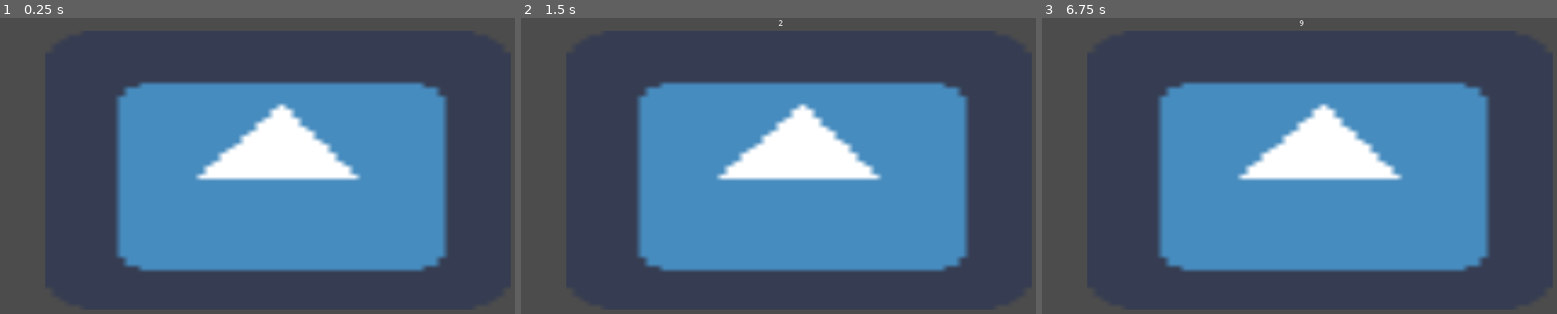
Above: before the commit, frames 1-3 (left to right).
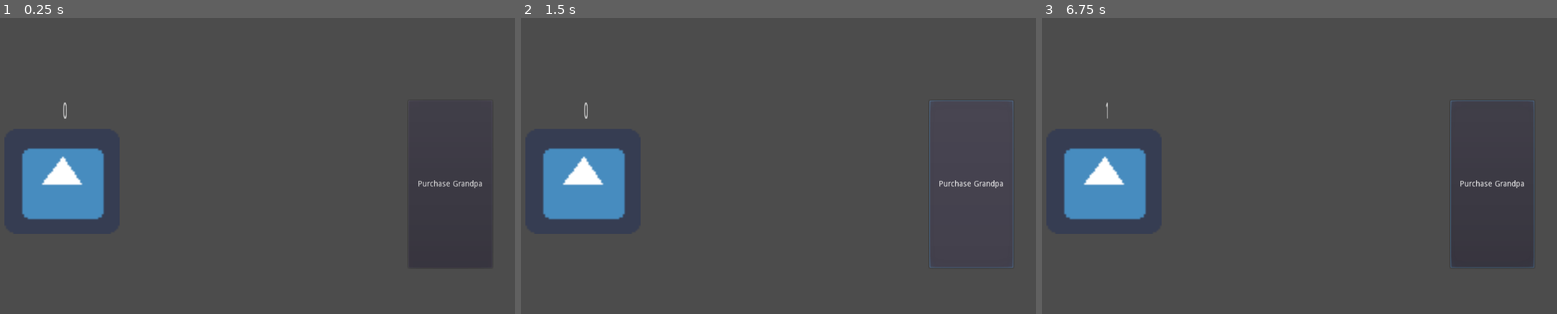
Above: after the commit, the same moments.

Repository: AnonyBunny/CLECKER
Game: Godot game, scene res://Scenes/World.tscn
Two runs of this game, one before a commit and one after it. Both use one fixed random seed, a clock stepped at 60 frames per second and the inputs below. Before the commit the project has no main scene; this scene is started directly in both runs. The engine's default icon, where the game draws it, is replaced by a stand-in: a white triangle on a blue panel in a dark square.
Inputs (mouse positions are in pixels of both pictures, inside the frame that each line leads up to):
- Up to frame 1 (0.25 s): no input
- Up to frame 2 (1.5 s): click (969, 183) at 0.5 s, where only the run after the commit has a clickable "Purchase Grandpa"; click (969, 183) at 1.25 s, where only the run after the commit has a clickable "Purchase Grandpa"
- Up to frame 3 (6.75 s): click (1490, 183) at 2 s, where only the run after the commit has a clickable "Purchase Grandpa"; tap Enter at 2.75, 4.25, 5.75 s; move the mouse to (1320, 168) at 2.77 s; click (1320, 168) at 2.85 s; tap Space at 3.5, 5, 6.5 s; move the mouse to (1206, 201) at 3.52 s; click (1206, 201) at 3.6 s; move the mouse to (1376, 112) at 4.27 s; click (1376, 112) at 4.35 s; move the mouse to (1294, 251) at 5.02 s; click (1294, 251) at 5.1 s; move the mouse to (1490, 234) at 5.77 s; click (1490, 234) at 5.85 s; move the mouse to (1150, 136) at 6.52 s; click (1150, 136) at 6.6 s

The runs differ from the first frame. In frame 1, 45% of the frame differs, in the area x 4-94%, y 21-86%; in frame 2, 45%; in frame 3, 45%.

Commit message:
The game is almost done bbg <3

Diff:
--- a/Scenes/World.tscn
+++ b/Scenes/World.tscn
@@ -1,15 +1,39 @@
-[gd_scene load_steps=2 format=2]
+[gd_scene load_steps=4 format=2]
 
 [ext_resource path="res://Scenes/Clicker Button.tscn" type="PackedScene" id=1]
+[ext_resource path="res://Scripts/CPSLogic.gd" type="Script" id=2]
+[ext_resource path="res://Scripts/Shoplogic.gd" type="Script" id=3]
 
 [node name="World" type="Node2D"]
-position = Vector2( -1, -1 )
+position = Vector2( -2, -1 )
 
 [node name="Clicker Button" parent="." instance=ExtResource( 1 )]
-position = Vector2( 512, 274 )
+position = Vector2( 127, 294 )
+scale = Vector2( 0.248445, 0.376242 )
 
 [node name="Label" type="Label" parent="Clicker Button"]
-margin_left = -37.0
-margin_top = -270.0
-margin_right = 15.0
-margin_bottom = -256.0
+margin_left = -88.5506
+margin_top = -385.39
+margin_right = -36.5506
+margin_bottom = -371.39
+rect_scale = Vector2( 4.2499, 7.9439 )
+text = "empty"
+align = 1
+
+[node name="CPSLogic" type="Node" parent="Clicker Button"]
+script = ExtResource( 2 )
+
+[node name="Timer" type="Timer" parent="Clicker Button/CPSLogic"]
+
+[node name="Button" type="Button" parent="Clicker Button/CPSLogic"]
+margin_left = 744.0
+margin_top = 148.0
+margin_right = 894.0
+margin_bottom = 448.0
+text = "Purchase Grandpa"
+
+[node name="Shoplogic" type="Node" parent="Clicker Button/CPSLogic"]
+script = ExtResource( 3 )
+
+[connection signal="timeout" from="Clicker Button/CPSLogic/Timer" to="Clicker Button/CPSLogic" method="_on_Timer_timeout"]
+[connection signal="button_down" from="Clicker Button/CPSLogic/Button" to="Clicker Button/CPSLogic/Shoplogic" method="_on_grandpabuy_down"]
--- /dev/null
+++ b/Scripts/CPSLogic.gd
@@ -0,0 +1,20 @@
+extends Node
+
+var cookiespersecond = 0
+var secondspercookie = INF
+
+func _ready():
+	if cookiespersecond != 0:
+		secondspercookie = (1.0/cookiespersecond)
+	$"Timer".wait_time = secondspercookie
+	$"Timer".start()
+
+func addcps(value):
+	cookiespersecond += value
+	secondspercookie = (1.0/cookiespersecond)
+	$"Timer".wait_time = secondspercookie
+	$"Timer".start()
+
+func _on_Timer_timeout():
+	$"../".points += 1
+	pass # Replace with function body.
--- a/Scripts/ClickerButton.gd
+++ b/Scripts/ClickerButton.gd
@@ -4,15 +4,12 @@
 var areastate = false
 
 func _process(_delta):
-	if not areastate:
-		return
-	if Input.is_action_just_pressed("click"):
-		points += 1
 	$Label.text = str(points)
 
-#todo add a store
+	if areastate and Input.is_action_just_pressed("click"):
+		points += 1
+
 #todo save system
-#todo automated clicking
 
 func _on_Area2D_mouse_entered():
 	areastate = true
--- /dev/null
+++ b/Scripts/Shoplogic.gd
@@ -0,0 +1,27 @@
+extends Node
+
+class Item:
+	var title
+	var cost
+	var cps
+	var piss
+
+var ShopItems = []
+
+func shopitemmaker(title, dope, pope, cope):
+	var toAdd = Item.new()
+	toAdd.title = title
+	toAdd.cost = dope
+	toAdd.cps = pope
+	toAdd.piss = cope
+	ShopItems.append(toAdd)
+
+func _ready():
+	shopitemmaker("grandpa", 20, 1, 15)
+
+func _on_grandpabuy_down():
+	if $"../..".points < ShopItems[0].cost:
+		return
+	$"../..".points -= ShopItems[0].cost
+	$"..".addcps(ShopItems[0].cps)
+	ShopItems[0].cost += ShopItems[0].piss
--- a/project.godot
+++ b/project.godot
@@ -11,6 +11,7 @@
 [application]
 
 config/name="CLECKER"
+run/main_scene="res://Scenes/World.tscn"
 config/icon="res://Assets/icon.png"
 
 [gui]
